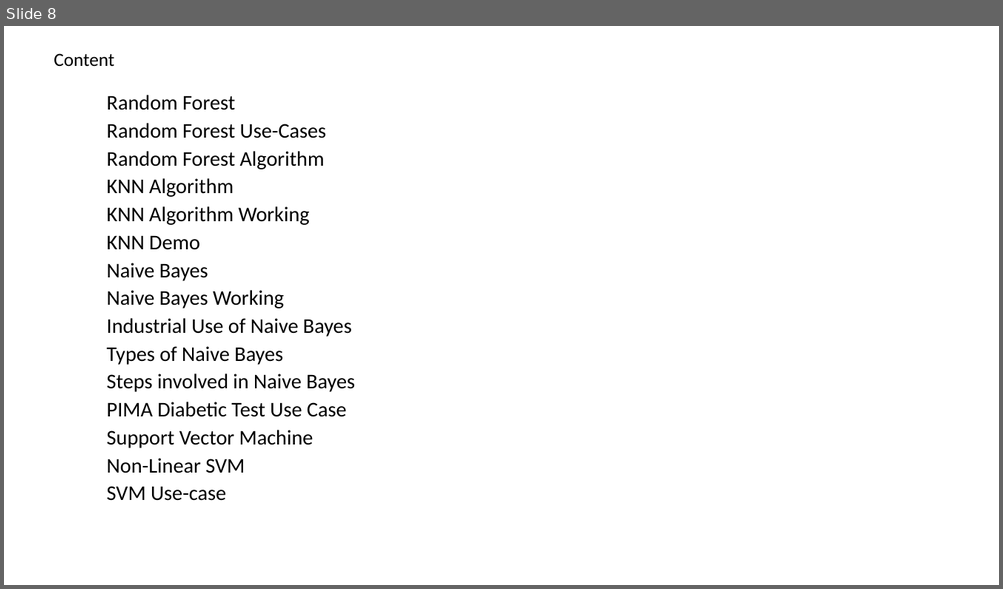
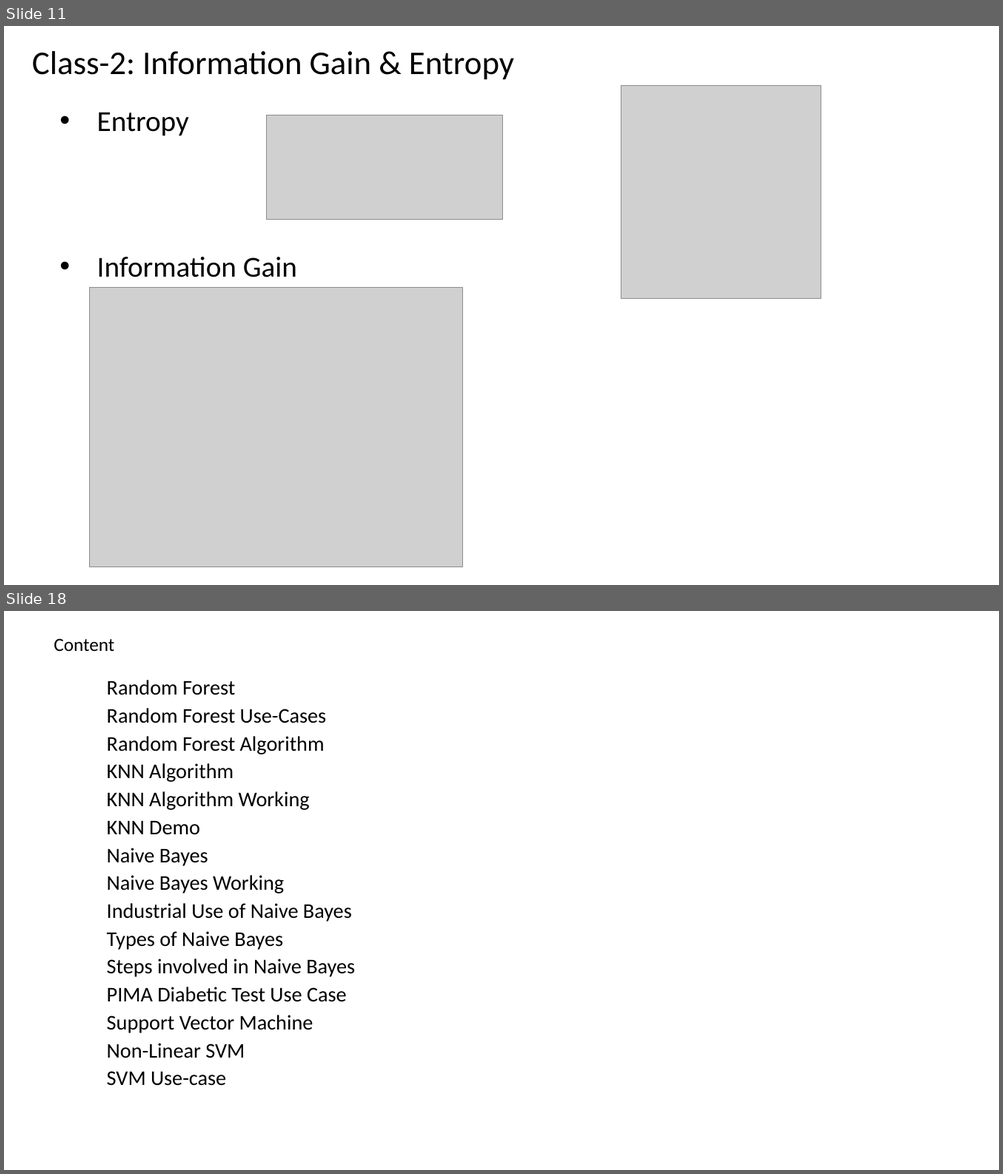
Before and after one commit to renshan2/accesspy, a slide deck: AI-ML-DL/Machine Learning.pptx. Shown one above the other, each under a label of ours: slide 8 before the commit, slides 11 and 18 after it; the slides between them are not shown. The pictures are 1003x589 and 1003x1174 pixels, drawn with LibreOffice and Linux fonts; fonts in the diff are those of the drawing; grey boxes stand for pictures. Boxes give left, top, right and bottom in pixels: in the first picture for what was removed or moved away, otherwise in the second. Text is boxed around its words. In the diff, an @@ line names an element or a change of style, - is before the commit and + after.

```diff
--- a/AI-ML-DL/Machine Learning.pptx
+++ b/AI-ML-DL/Machine Learning.pptx
@@ slide 11 added at bbox=[4, 26, 999, 585], background #FFFFFF @@
@@ text added at bbox=[32, 51, 514, 80], 32 pt, text #000000 @@
+Class-2: Information Gain & Entropy
@@ picture added at bbox=[621, 86, 821, 299] @@
@@ subtitle added at bbox=[97, 113, 297, 278], 28 pt, text #000000 @@
+  • Entropy
+  • Information Gain
@@ picture added at bbox=[267, 115, 503, 219] @@
@@ picture added at bbox=[90, 288, 463, 568] @@
@@ what was slide 8 is now slide 18 @@
```
Also in this commit, not shown: 4 slides changed, 10 other slides added, 1 slide removed, 4 other files.
